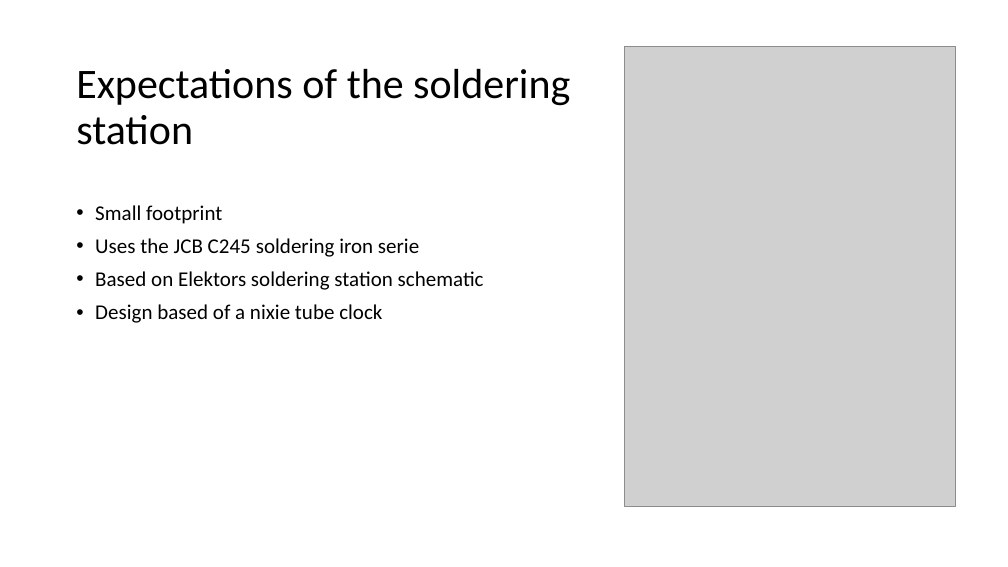
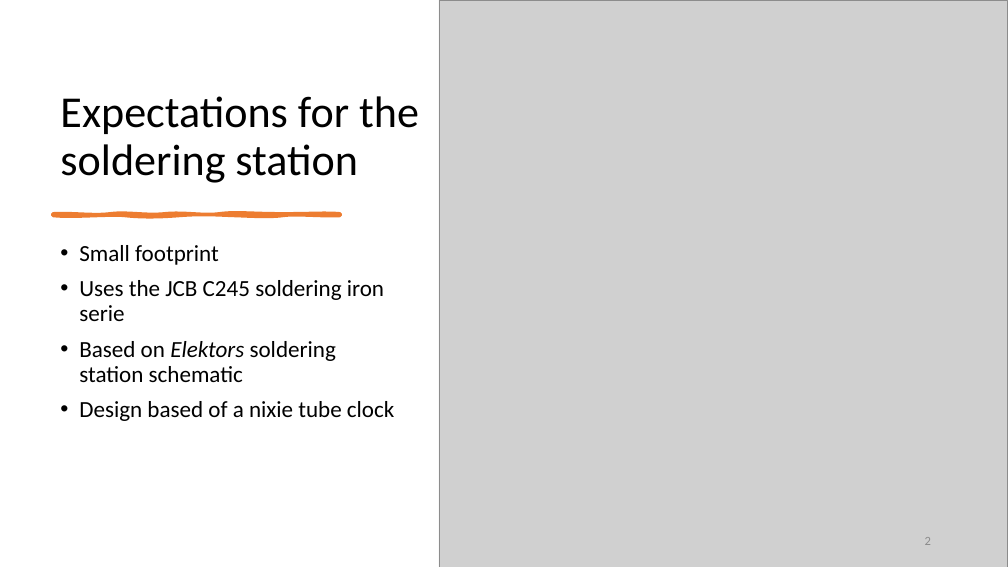
Before and after one commit to SeppeBudenaers/Soldeer_Station_Seppe_Budenaers, a slide deck: slide 2 of Media/Presentatie1.pptx. Drawn at 1008x567 pixels with LibreOffice and Linux fonts; fonts in the diff are those of the drawing; grey boxes stand for pictures. Boxes give left, top, right and bottom in pixels: in the first picture for what was removed or moved away, otherwise in the second. Text is boxed around its words. In the diff, an @@ line names an element or a change of style, - is before the commit and + after.

```diff
--- a/Media/Presentatie1.pptx
+++ b/Media/Presentatie1.pptx
@@ title "Expectations for the soldering station" at <box>60,96,419,183</box>: vertical alignment middle to bottom @@
@@ picture: place and size @@
-picture at <box>625,46,955,507</box>
+picture at <box>439,0,1008,567</box>
@@ title at <box>60,96,419,183</box>: text changed; size 40 to 42 pt @@
-Expectations of the soldering station
+Expectations for the soldering station
@@ text "Small footprint": place and size @@
-text "Small footprint" at <box>95,205,484,323</box>
+text "Small footprint" at <box>79,245,394,421</box>
@@ text "Small footprint" at <box>79,245,394,421</box>: size 20 to 22 pt; italic on in "Elektors" @@
@@ freeform shape added at <box>53,214,340,216</box>, fill #ED7D31, outline #ED7D31 3.5 pt @@
@@ page number added at <box>925,537,931,545</box>, 12 pt, text #8C8C8C @@
+2
```
Also in this commit, not shown: 5 other slides changed, 1 slide added, 10 other files.
